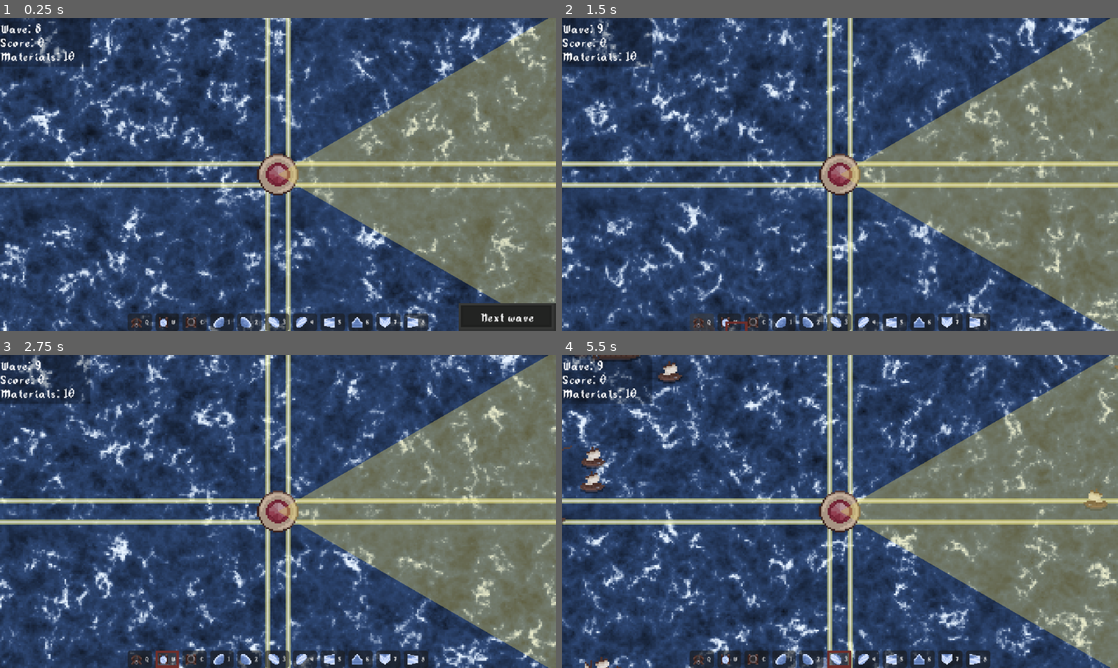
Above: before the commit, frames 1-4 (two rows, left to right).
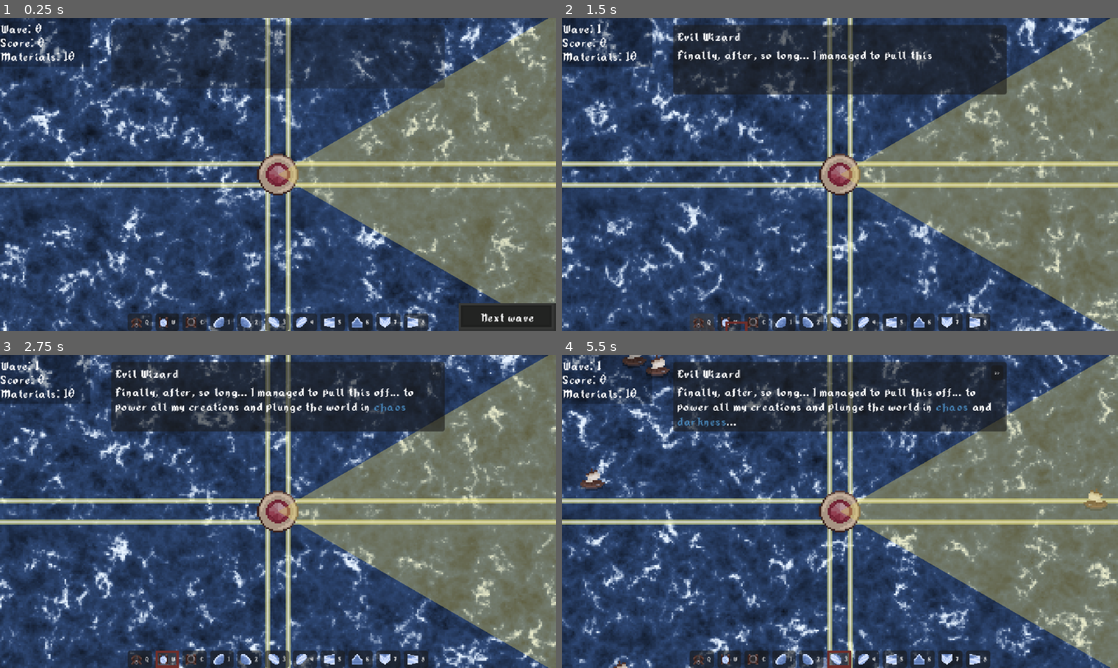
Above: after the commit, the same moments.

Repository: TrueHopolok/gj_solarnight
Game: Godot game, scene res://scenes/main_game_scene/main_game_scene.tscn
Same seed, same stepped clock (60 frames per second), same inputs: the game is played once before the commit and once after it. Sound files missing from this copy of the repository are replaced by a short silence.
Inputs:
- Up to frame 1 (0.25 s): no input
- Up to frame 2 (1.5 s): click "Next wave" at 0.5 s; click "Q" at 1.25 s
- Up to frame 3 (2.75 s): click "W" at 2 s
- Up to frame 4 (5.5 s): click "E" at 2.75 s; click "1" at 3.5 s; click "2" at 4.25 s; click "3" at 5 s

The runs differ from the first frame. In frame 1, 4.2% of the frame differs, in the area x 6-80%, y 1-23%; in frame 2, 13%; in frame 3, 13%; in frame 4, 14%, in the area x 0-100%, y 0-100%.

Commit message:
fixup! Merge branch 'hopolok/ux'

Diff:
--- a/scenes/game_manager/game_manager.gd
+++ b/scenes/game_manager/game_manager.gd
@@ -137,7 +137,7 @@
 const WAVE_MATERIALS: int = 5
 const WAVE_MINIMAL_MATERIALS: int = 10
 
-var _wave_number: int = 8 # important to set as 0, so first wave would be 1
+var _wave_number: int = 0 # important to set as 0, so first wave would be 1
 var _wave_enemy_counter: int
 
 
